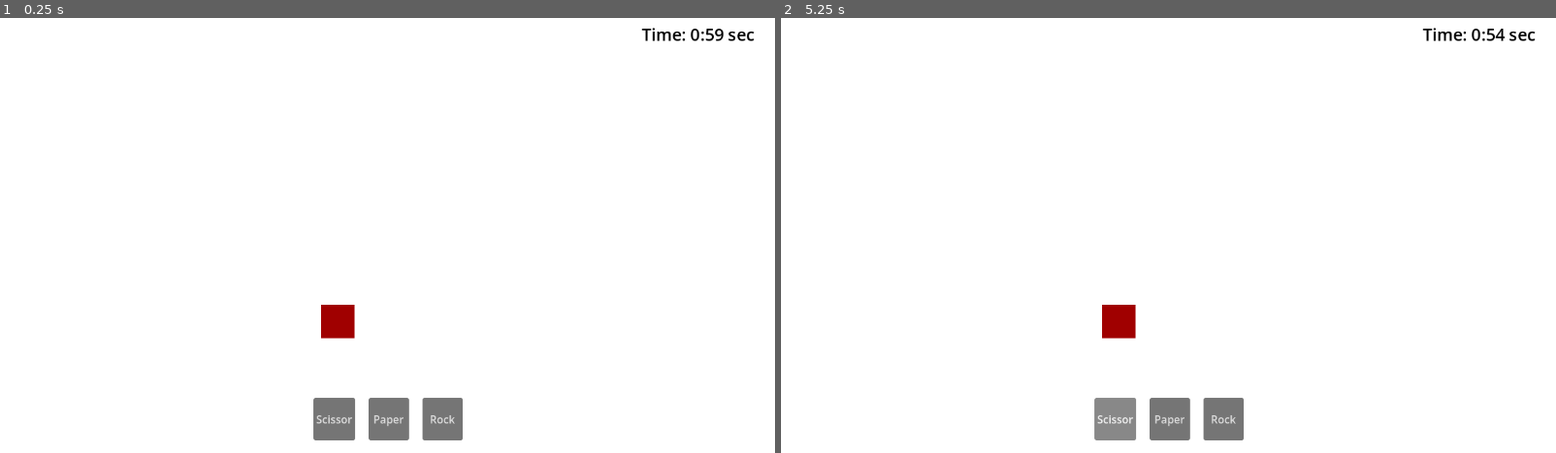
Above: before the commit, frames 1-2 (left to right).
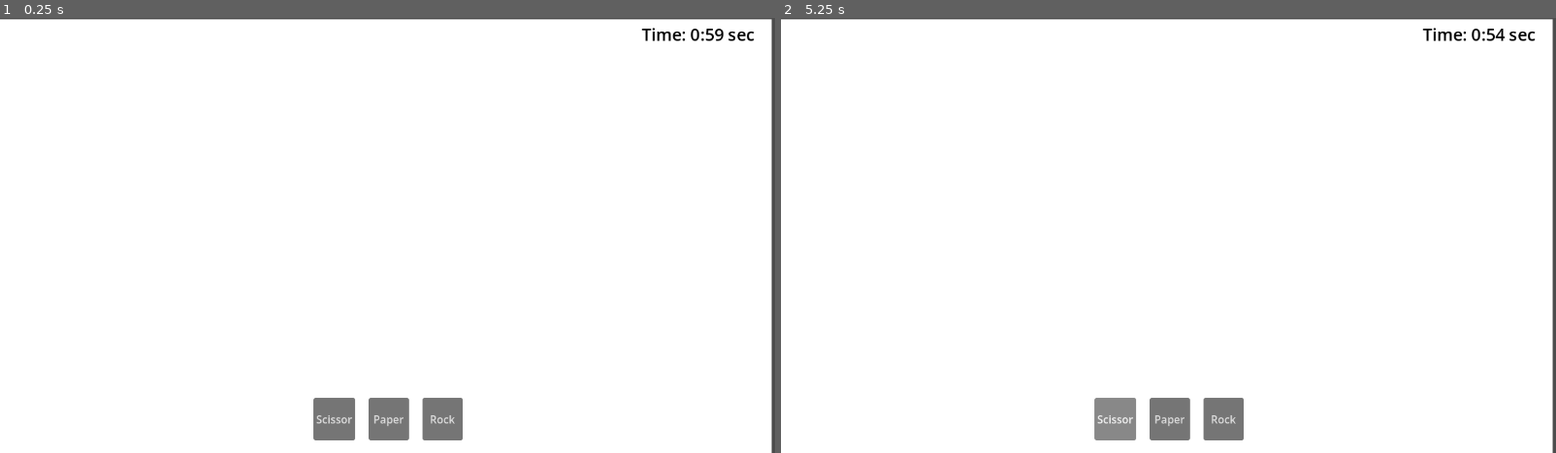
Above: after the commit, the same moments.

Repository: WebsterMiguelle/UnnamedRPS_MockProject
Game: Godot game, scene res://Box.tscn
Two runs of this game, one before a commit and one after it. Both use one fixed random seed, a clock stepped at 60 frames per second and the inputs below. Before the commit the project starts from res://background.tscn.
Inputs:
- Up to frame 1 (0.25 s): no input
- Up to frame 2 (5.25 s): click "Scissor" at 0.5 s; click "Paper" at 1.25 s; click "Rock" at 2 s; click "Scissor" at 2.75 s; click "Paper" at 3.5 s; click "Rock" at 4.25 s; click "Scissor" at 5 s

The runs differ from the first frame. In frame 1, 1.3% of the frame differs, in the area x 0-100%, y 0-100%; in frame 2, 1.3%.

Commit message:
Add files via upload

Diff:
--- a/Box.tscn
+++ b/Box.tscn
@@ -1,15 +1,16 @@
-[gd_scene format=3 uid="uid://6r843s7tkl36"]
+[gd_scene format=3 uid="uid://d2o6p7c7mhlxr"]
 
 [ext_resource type="Script" uid="uid://ccvyibobltoo8" path="res://color_rect.gd" id="1_0bkxv"]
-[ext_resource type="Script" uid="uid://dv8j604r3o158" path="res://box.gd" id="2_jm3vu"]
+[ext_resource type="Script" uid="uid://dm4ama6yvehdp" path="res://background.gd" id="1_jm3vu"]
 
-[node name="Background" type="Node2D" unique_id=76817665]
-script = ExtResource("2_jm3vu")
+[node name="Main" type="Node2D" unique_id=76817665]
+script = ExtResource("1_jm3vu")
 
 [node name="ColorRect" type="ColorRect" parent="." unique_id=1359677457]
-offset_left = -1.0
-offset_right = 1152.0
-offset_bottom = 654.0
+offset_left = -6.0
+offset_top = 2.0
+offset_right = 1147.0
+offset_bottom = 656.0
 script = ExtResource("1_0bkxv")
 
 [node name="CanvasLayer" type="CanvasLayer" parent="." unique_id=938028321]
@@ -65,6 +66,16 @@
 layout_mode = 2
 text = "Rock"
 
+[node name="Circle" parent="." unique_id=83111613]
+position = Vector2(87, 12)
+
+[node name="Square" parent="." unique_id=1951689086]
+position = Vector2(-19, 16)
+
+[node name="Triangle" parent="." unique_id=830929463]
+position = Vector2(385, 120)
+
+[connection signal="mouse_entered" from="CanvasLayer/HBoxContainer/Scissors" to="." method="_on_scissors_mouse_entered"]
 [connection signal="pressed" from="CanvasLayer/HBoxContainer/Scissors" to="." method="_on_scissors_pressed"]
 [connection signal="pressed" from="CanvasLayer/HBoxContainer/Paper" to="." method="_on_paper_pressed"]
 [connection signal="pressed" from="CanvasLayer/HBoxContainer/Rock" to="." method="_on_rock_pressed"]
--- a/Triangle.tscn
+++ b/Triangle.tscn
@@ -4,5 +4,6 @@
 
 [node name="Polygon2D" type="Polygon2D" parent="." unique_id=964864832]
 position = Vector2(610, 439)
-color = Color(0.9699325, 0.17016068, 0, 1)
+color = Color(0.8565266, 0.1441372, 2.8878452e-07, 1)
 polygon = PackedVector2Array(0, -25, 25, 25, -25, 25)
+uv = PackedVector2Array(0, -25, 25, 25, -25, 25)
--- a/background.gd
+++ b/background.gd
@@ -1,32 +1,39 @@
 extends Node2D
 
-@onready var triangle_scene = preload("res://Triangle.tscn")
-@onready var square_scene = preload("res://Square.tscn")
-@onready var circle_scene = preload("res://Circle.tscn")
+@onready var triangle_scene = preload("Triangle.tscn")
+@onready var square_scene = preload("Square.tscn")
+@onready var circle_scene = preload("Circle.tscn")
 
 # Called when the node enters the scene tree for the first time.
 
-# Called every frame. 'delta' is the elapsed time since the previous frame.
-func _process(delta: float) -> void:
-	pass
+
 
 
 func _on_scissors_pressed():
+	print("Spawning Triangle")
 	spawn_shape(triangle_scene, $"CanvasLayer/HBoxContainer/Scissors")
 
 
 func _on_paper_pressed():
+	print("Spawning Paper")
 	spawn_shape(square_scene, $"CanvasLayer/HBoxContainer/Paper")
 
 
 func _on_rock_pressed():
+	print("Spawning Rock")
 	spawn_shape(circle_scene, $"CanvasLayer/HBoxContainer/Rock")
 
 
 
 func spawn_shape(shape_scene, button_node):
+
 	var shape = shape_scene.instantiate()
 	var button_pos = button_node.get_global_position()
-	shape.position = button_pos + Vector2(0, -100)
+	shape.position = button_pos + Vector2(400, 300)
 
 	add_child(shape)
+	animate_up(shape)
+
+func animate_up(shape):
+	var tween = create_tween()
+	tween.tween_property(shape, "position:y", shape.position.y - 150, 0.5)
--- a/project.godot
+++ b/project.godot
@@ -11,7 +11,7 @@
 [application]
 
 config/name="Mock GameDev"
-run/main_scene="uid://chucarwh7wvmd"
+run/main_scene="uid://d2o6p7c7mhlxr"
 config/features=PackedStringArray("4.6", "GL Compatibility")
 config/icon="res://icon.svg"
 
